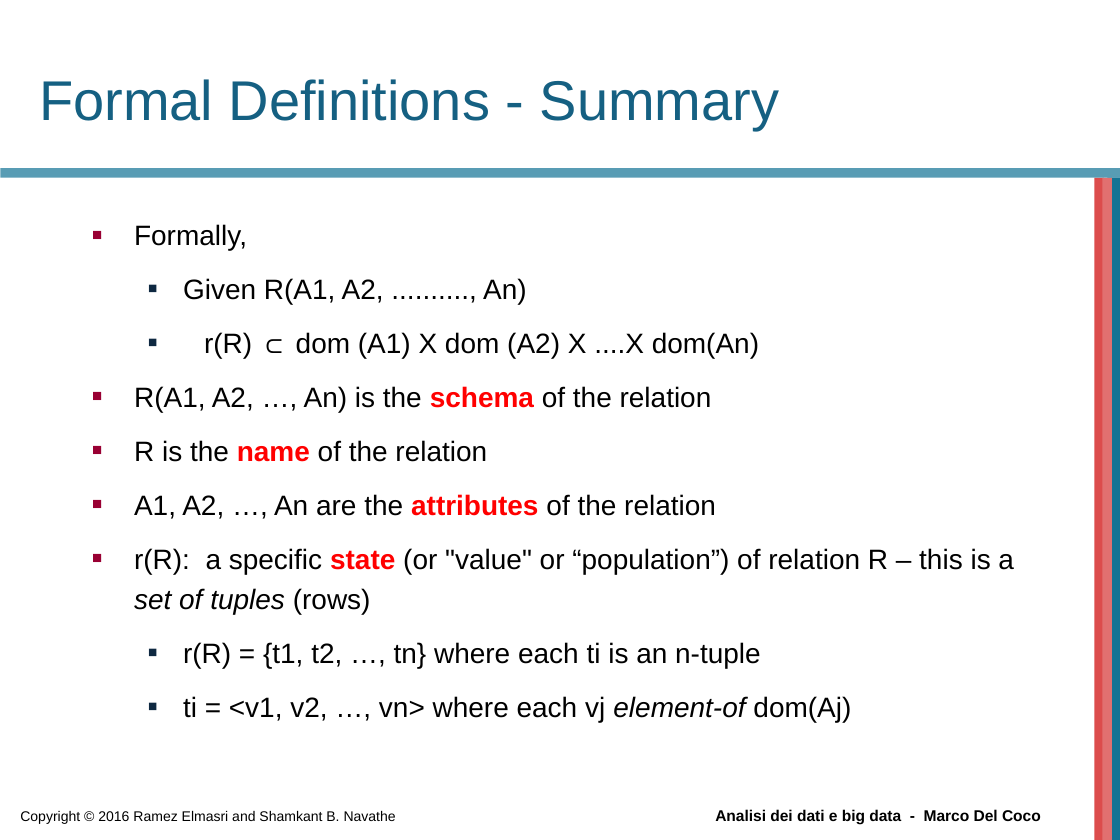
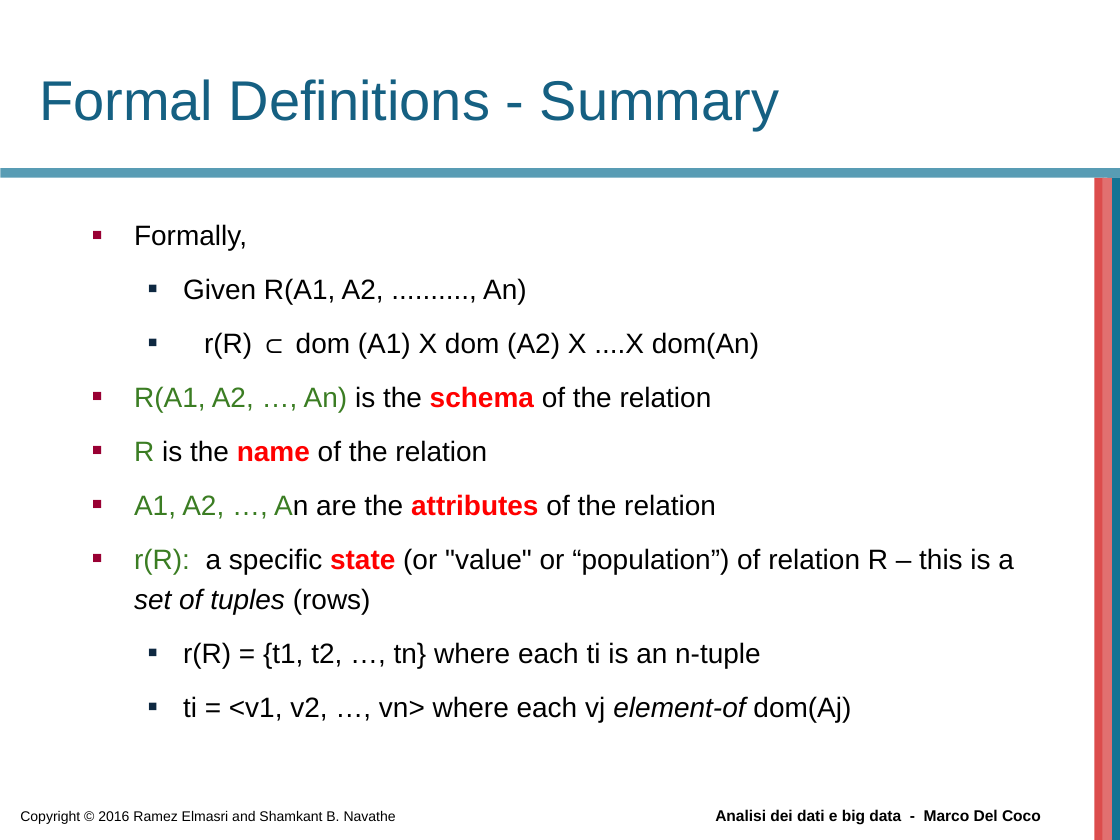
Before and after one commit to beppe2hd/AnalisiDati_BigData, a slide deck: slide 12 of materials/Chapter05.ppt. Drawn at 1120x840 pixels with LibreOffice and Linux fonts; fonts in the diff are those of the drawing; background and template pictures are left out. Boxes give left, top, right and bottom in pixels: in the first picture for what was removed or moved away, otherwise in the second. Text is boxed around its words. In the diff, an @@ line names an element or a change of style, - is before the commit and + after.

```diff
--- a/materials/Chapter05.ppt
+++ b/materials/Chapter05.ppt
@@ text at (x1=134, y1=386, x2=1014, y2=614): text colour #000000 to #3B7D23 in "R(A1, A2, …, An)", "R", "A1, A2, …, An", "r(R):" @@
```
Also in this commit, not shown: 11 other slides changed, 2 slides removed.
